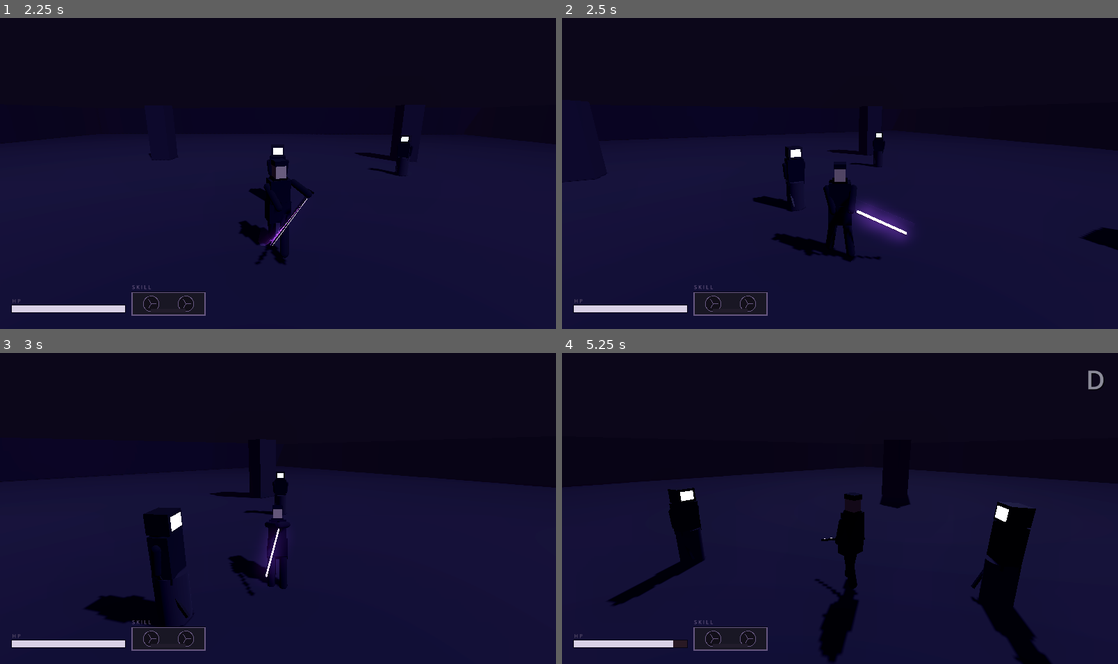
Above: before the commit, frames 1-4 (two rows, left to right).
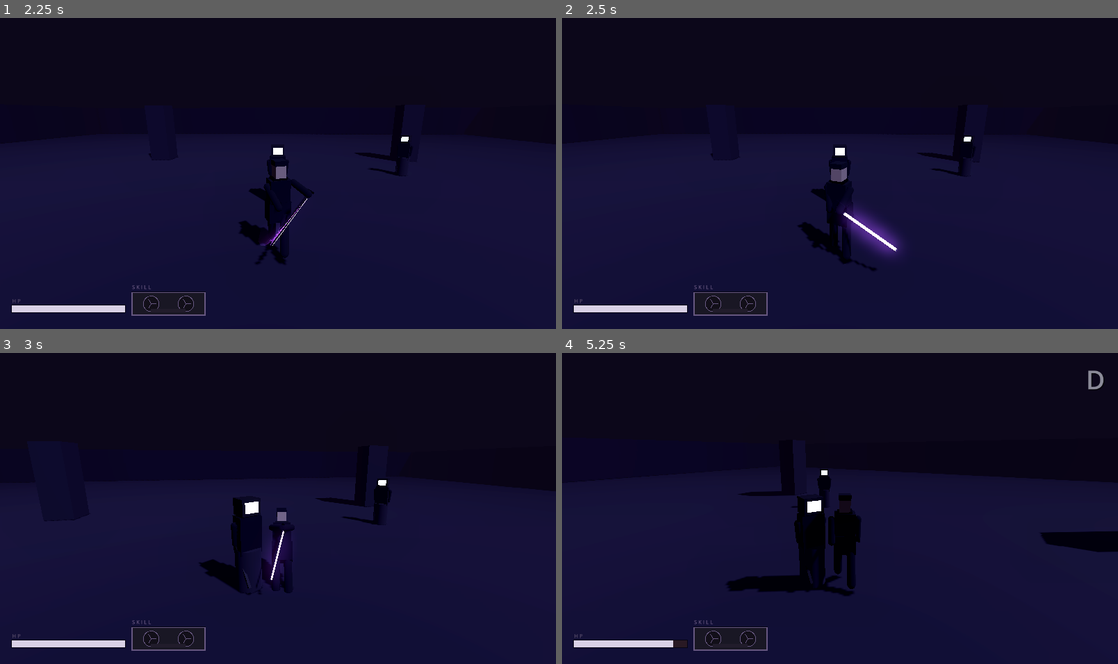
Above: after the commit, the same moments.

Repository: Watarufa/Pathaganna
Game: Godot game, scene res://scenes/main.tscn
The game is run twice, just before and just after one commit, with the same random seed, the same clock (stepped at 60 frames per second) and the same inputs.
Inputs (mouse positions are in pixels of both pictures, inside the frame that each line leads up to):
- Up to frame 1 (2.25 s): click "M U L A I" at 0.5 s; move the mouse to (305, 170) at 1.27 s; hold W (move_forward) from 1.28 s (still down); tap Tab (lockon) at 1.35 s; move the mouse to (250, 173) at 2.02 s; click (250, 173) at 2.1 s
- Up to frame 2 (2.5 s): keep holding W (move_forward); tap Tab (lockon) at 2.3 s
- Up to frame 3 (3 s): keep holding W (move_forward); move the mouse to (289, 502) at 2.77 s; tap Shift (dodge) at 2.85 s
- Up to frame 4 (5.25 s): keep holding W (move_forward); tap Tab (lockon) at 3.05, 3.6, 4.55, 5.1 s; move the mouse to (834, 511) at 3.52 s; move the mouse to (878, 511) at 4.27 s; right-click (878, 511) at 4.35 s; move the mouse to (795, 505) at 5.02 s

Frame 1 is identical in both runs. In frame 2, 3.9% of the frame differs, in the area x 0-100%, y 37-82%; in frame 3, 5.5%; in frame 4, 11%, in the area x 0-100%, y 37-100%.

Commit message:
make tab release the lock and switch targets by aiming the mouse

Diff:
--- a/scripts/autoload/balance.gd
+++ b/scripts/autoload/balance.gd
@@ -129,6 +129,10 @@
 const LOCKON := {
 	acquire_range = 15.0,
 	break_range = 15.0,
+	# Ganti target = geser mouse saat terkunci (Tab murni kunci/lepas).
+	switch_threshold = 110.0,    # px gerakan mouse terakumulasi untuk pindah target
+	switch_decay = 260.0,        # px/detik akumulator meluruh — gerakan kecil tidak menumpuk
+	switch_cooldown = 0.28,      # s jeda supaya satu sapuan tidak melompati beberapa target
 }
 
 # ------------------------------------------------------------------ musuh
--- a/scripts/player/lockon.gd
+++ b/scripts/player/lockon.gd
@@ -1,4 +1,10 @@
-## Lock-on player: Tab = kunci target terdekat / cycle / lepas.
+## Lock-on player.
+##
+## Tab murni **kunci / lepas** — menekannya lagi saat terkunci akan melepas,
+## bukan berpindah target. Ganti target dilakukan dengan **menggeser mouse** ke
+## arah musuh lain, yang jauh lebih langsung saat beberapa musuh mengepung
+## daripada menyiklus daftar sampai kebetulan sampai ke yang dimaksud.
+##
 ## Target = anggota group "lockon_targets". Auto-lepas saat target mati
 ## (keluar group / di-free) atau lebih jauh dari break_range.
 class_name LockOn
@@ -11,27 +17,41 @@
 var body: CharacterBody3D = null
 var target: Node3D = null
 
+var _switch_accum := 0.0
+var _switch_cd := 0.0
+
 static func point_of(t: Node3D) -> Vector3:
 	if t.has_method("get_lockon_point"):
 		return t.get_lockon_point()
 	return t.global_position + Vector3.UP * 1.2
 
+## Tab: terkunci → lepas; belum → kunci kandidat terdekat.
 func toggle() -> void:
+	if target != null:
+		_set_target(null)
+		return
 	var candidates := _valid_candidates()
 	if candidates.is_empty():
-		_set_target(null)
 		return
-	if target == null or not candidates.has(target):
-		_set_target(_closest(candidates))
+	_set_target(_closest(candidates))
+
+## Gerakan mouse horizontal saat terkunci. Akumulasi + ambang + cooldown supaya
+## satu sapuan memindahkan tepat satu target, dan getaran kecil tidak memindahkan
+## apa pun.
+func accumulate_switch(dx: float, cam_basis: Basis) -> void:
+	if target == null or _switch_cd > 0.0:
 		return
-	if candidates.size() == 1:
-		_set_target(null)  # tidak ada kandidat lain → unlock
-		return
-	candidates.sort_custom(_by_distance)
-	var i := candidates.find(target)
-	_set_target(candidates[(i + 1) % candidates.size()])
+	_switch_accum += dx
+	if absf(_switch_accum) >= Balance.LOCKON.switch_threshold:
+		_switch_horizontal(signf(_switch_accum), cam_basis)
+		_switch_accum = 0.0
+		_switch_cd = Balance.LOCKON.switch_cooldown
 
-func _physics_process(_delta: float) -> void:
+func _physics_process(delta: float) -> void:
+	if _switch_cd > 0.0:
+		_switch_cd -= delta
+	_switch_accum = move_toward(_switch_accum, 0.0, Balance.LOCKON.switch_decay * delta)
+
 	if target == null:
 		return
 	if not is_instance_valid(target) or not target.is_in_group(GROUP):
@@ -39,6 +59,35 @@
 		return
 	if body != null and body.global_position.distance_to(target.global_position) > Balance.LOCKON.break_range:
 		_set_target(null)
+
+## Pindah ke kandidat terdekat secara sudut di sisi yang dituju (dir: -1 kiri, +1 kanan).
+func _switch_horizontal(dir: float, cam_basis: Basis) -> void:
+	if target == null:
+		return
+	var candidates := _valid_candidates()
+	if candidates.size() <= 1:
+		return
+	var inv := cam_basis.inverse()
+	var current := _view_angle(target, inv)
+	var best: Node3D = null
+	var best_delta := INF
+	for c in candidates:
+		if c == target:
+			continue
+		var d := wrapf(_view_angle(c, inv) - current, -PI, PI)
+		if d * dir <= 0.0:
+			continue  # bukan di sisi yang dituju
+		if absf(d) < best_delta:
+			best_delta = absf(d)
+			best = c
+	if best != null:
+		_set_target(best)
+
+## Sudut horizontal target relatif arah pandang kamera (positif = kanan layar).
+## Dipakai alih-alih posisi layar supaya target di luar layar tetap terjangkau.
+func _view_angle(t: Node3D, inv_cam: Basis) -> float:
+	var local: Vector3 = inv_cam * (t.global_position - body.global_position)
+	return atan2(local.x, -local.z)
 
 func _valid_candidates() -> Array:
 	var out := []
@@ -60,9 +109,6 @@
 			best = c
 	return best
 
-func _by_distance(a: Node3D, b: Node3D) -> bool:
-	return body.global_position.distance_to(a.global_position) < body.global_position.distance_to(b.global_position)
-
 func _set_target(t: Node3D) -> void:
 	if t == target:
 		return
--- a/scripts/player/player.gd
+++ b/scripts/player/player.gd
@@ -221,6 +221,14 @@
 
 	move_and_slide()
 
+## Saat terkunci, mouse tidak lagi memutar kamera — ia dipakai untuk berpindah
+## target. Diteruskan dari sini karena player-lah yang memegang lockon + kamera.
+func _unhandled_input(event: InputEvent) -> void:
+	if state == State.DEAD or lockon.target == null:
+		return
+	if event is InputEventMouseMotion and Input.mouse_mode == Input.MOUSE_MODE_CAPTURED:
+		lockon.accumulate_switch(event.relative.x, Basis(Vector3.UP, camera_rig.yaw))
+
 ## Visual digambar per frame render, bukan per physics tick — lihat
 ## PoseRig.visual_time(). Timing gameplay tetap sepenuhnya dari state_time.
 func _process(delta: float) -> void:
